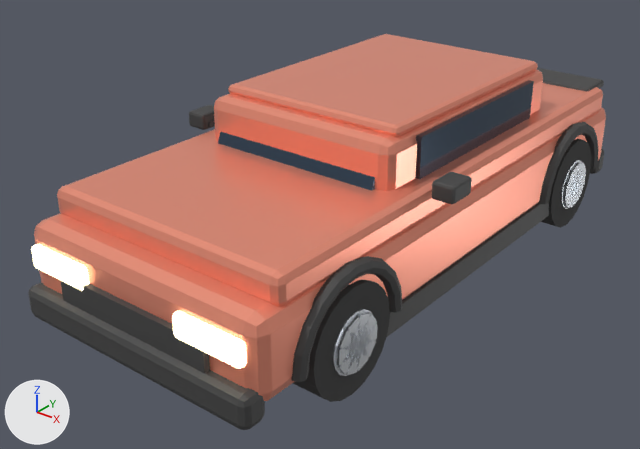
Renders of the glTF model game/assets/car.glb from each side of a commit.
The view is the same before and after, from a camera (50 mm lens) standing at (3.49, -4.88, 3.15) and looking at (-0.16, -0.32, 0.32). Lighting does not change. The marker at lower left points along +X, +Y and +Z. The picture after the commit comes second. Where no turn or scale is listed for an object, it has been applied to the vertices. Vertices at exactly the same position are counted once.

In view in the first picture: 'Body', 'Spoiler', 'WheelFR', 'WheelRR'.
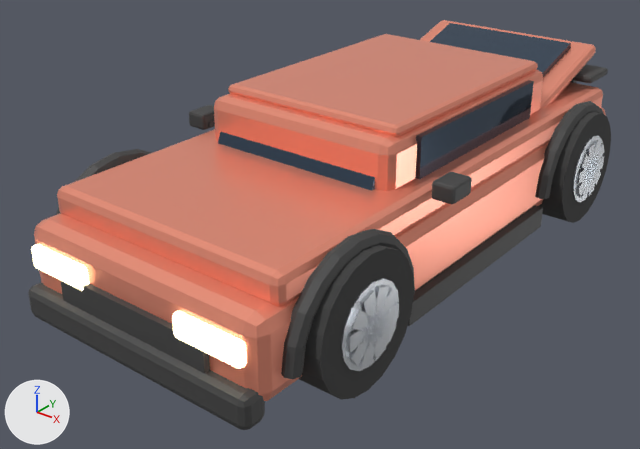
The change, as a list of edits to the scene's bpy script:
```text
Change me_cube:
    remove me_cube.from_pydata(...)  # 983 vertices, 1822 faces; spans x -1.12..1.12, y -2.29..2.29, z 0.19..1.36
    add me_cube.from_pydata(...)  # 1095 vertices, 2026 faces; spans x -1.12..1.12, y -2.29..2.35, z 0.15..1.36
    me_cube part 1: a new loose piece, a box spanning x 0.93..1.01, y -0.9..0.9, z 0.2..0.36, in mat_trimdark (dark grey #505050)
    me_cube part 2: the loose piece of 88 vertices spanning x -1.01..-0.91, y -1.95..-0.95, z 0.36..0.86 is scaled about its middle by (1.2, 1.18, 1.18), then moved by (-0.02, 0.0, 0.12)
    me_cube part 3: the loose piece of 88 vertices spanning x 0.91..1.01, y -1.95..-0.95, z 0.36..0.86 is scaled about its middle by (1.2, 1.18, 1.18), then moved by (0.02, 0.0, 0.12)
    me_cube part 4: the loose piece of 88 vertices spanning x 0.91..1.01, y 0.95..1.95, z 0.36..0.86 is scaled about its middle by (1.2, 1.18, 1.18), then moved by (0.02, 0.0, 0.12)
    me_cube part 5: the loose piece of 56 vertices spanning x -0.93..0.93, y 2.11..2.29, z 0.19..0.41 is rebuilt with 56 vertices and now spans x -0.93..0.93, y 2.11..2.29, z 0.19..0.41
    me_cube part 6: a new loose piece of 56 vertices spanning x -0.75..0.75, y 1.22..2.22, z 0.91..1.29, in mat_bodypaint (beige #ffa086)
    me_cube part 7: the loose piece of 8 vertices spanning x 0.89..0.97, y -1.7..1.7, z 0.2..0.36 is deleted
    me_cube part 8: 8 vertices removed from x -0.65..0.65, y 1.17..1.39, z 0.83..1.27; 8 vertices added at x -0.57..0.57, y 1.35..2.09, z 1.04..1.3
    other edits to the shape of me_cube do not show in these pictures
    add me_cube.materials.append(mat_plate)  # white #edefea
Change me_cylinder_003:
    remove me_cylinder_003.from_pydata(...)  # 172 vertices, 292 faces; spans x -0.175..0.175, y -0.36..0.36, z -0.36..0.36
    add me_cylinder_003.from_pydata(...)  # 172 vertices, 292 faces; spans x -0.195..0.195, y -0.44..0.44, z -0.36..0.52
    me_cylinder_003 part 9: the loose piece of 40 vertices spanning x -0.14..0.14, y -0.36..0.36, z -0.36..0.36 is scaled about its middle by (1.14, 1.22, 1.22), then moved by (0.0, 0.0, 0.08)
    me_cylinder_003 part 10: the loose piece of 32 vertices spanning x -0.15..0.15, y -0.2..0.2, z -0.2..0.2 is scaled about its middle by (1.13, 1.35, 1.35), then moved by (0.0, 0.0, 0.08)
    me_cylinder_003 part 11: the loose piece of 8 vertices spanning x 0.125..0.175, y -0.181..0.181, z -0.053..0.053 is scaled about its middle by (1, 1.28, 1), then moved by (0.02, 0.0, 0.08)
    me_cylinder_003 part 12: 32 of 172 vertices moved; they spanned x 0.125..0.175, y -0.176..0.176, z -0.187..0.187 and now span x 0.145..0.195, y -0.217..0.217, z -0.155..0.315; mean shift (0.02, 0.0, 0.08); largest move (0.175, -0.101, 0.157) -> (0.195, -0.116, 0.285)
    other edits to the shape of me_cylinder_003 do not show in these pictures
Change me_cylinder_009:
    remove me_cylinder_009.from_pydata(...)  # 172 vertices, 292 faces; spans x -0.175..0.175, y -0.36..0.36, z -0.36..0.36
    add me_cylinder_009.from_pydata(...)  # 172 vertices, 292 faces; spans x -0.195..0.195, y -0.44..0.44, z -0.36..0.52
    me_cylinder_009 part 13: the loose piece of 40 vertices spanning x -0.14..0.14, y -0.36..0.36, z -0.36..0.36 is scaled about its middle by (1.14, 1.22, 1.22), then moved by (0.0, 0.0, 0.08)
    me_cylinder_009 part 14: the loose piece of 32 vertices spanning x -0.15..0.15, y -0.2..0.2, z -0.2..0.2 is scaled about its middle by (1.13, 1.35, 1.35), then moved by (0.0, 0.0, 0.08)
    me_cylinder_009 part 15: the loose piece of 8 vertices spanning x 0.125..0.175, y -0.181..0.181, z -0.053..0.053 is scaled about its middle by (1, 1.28, 1), then moved by (0.02, 0.0, 0.08)
    me_cylinder_009 part 16: 32 of 172 vertices moved; they spanned x 0.125..0.175, y -0.176..0.176, z -0.187..0.187 and now span x 0.145..0.195, y -0.217..0.217, z -0.155..0.315; mean shift (0.02, 0.0, 0.08); largest move (0.175, -0.101, 0.157) -> (0.195, -0.116, 0.285)
    other edits to the shape of me_cylinder_009 do not show in these pictures
Change me_cube_020:
    remove me_cube_020.from_pydata(...)  # 72 vertices, 132 faces; spans x -0.85..0.85, y 1.88..2.22, z 0.84..1.01
    add me_cube_020.from_pydata(...)  # 72 vertices, 132 faces; spans x -0.85..0.85, y 1.92..2.27, z 0.92..1.1
    me_cube_020 part 17: the whole mesh is moved by (0.0, 0.05, 0.09)
Change ob_wheelfr:
    ob_wheelfr.location: (0.85, -1.45, 0.36) -> (0.94, -1.45, 0.44)
Change ob_wheelrr:
    ob_wheelrr.location: (0.85, 1.45, 0.36) -> (0.94, 1.45, 0.44)
```

Pixel boxes (x1, y1, x2, y2) of what changed, in the pictures (640 x 449 px; the box of a moved part takes in the faces that stretch with it):
'Body', reshaped: before (28, 34, 606, 430); after (28, 20, 606, 430)
'WheelFR', reshaped, moved (18% wider, 27% taller): before (293, 280, 390, 402); after (299, 245, 414, 400)
'WheelRR', reshaped, moved: before (541, 139, 591, 228); after (539, 112, 611, 223)
'Spoiler', mesh moved: before (537, 68, 604, 91); after (571, 64, 608, 83)
part 1 of me_cube, added: after (408, 205, 543, 326)
part 2 of me_cube, moved or reshaped (not visible before): after (56, 149, 152, 215)
part 3 of me_cube, moved or reshaped: before (291, 256, 402, 382); after (281, 229, 415, 379)
part 4 of me_cube, moved or reshaped: before (538, 122, 598, 204); after (535, 101, 604, 199)
part 5 of me_cube, rebuilt (not visible afterwards): before (590, 149, 604, 174)
part 6 of me_cube, added: after (420, 20, 596, 108)
part 7 of me_cube, deleted: before (387, 203, 549, 337)
part 8 of me_cube, moved or reshaped (not visible before): after (430, 23, 571, 77)
part 9 of me_cylinder_003, moved or reshaped: before (293, 280, 390, 402); after (299, 245, 414, 400)
part 10 of me_cylinder_003, moved or reshaped: before (332, 309, 373, 376); after (340, 278, 399, 371)
part 11 of me_cylinder_003, moved or reshaped: before (336, 323, 377, 365); after (346, 301, 399, 352)
part 12 of me_cylinder_003, moved or reshaped: before (336, 312, 377, 375); after (348, 285, 398, 367)
part 13 of me_cylinder_009, moved or reshaped: before (541, 139, 591, 228); after (539, 112, 611, 223)
part 14 of me_cylinder_009, moved or reshaped: before (561, 160, 582, 209); after (572, 135, 603, 202)
part 15 of me_cylinder_009, moved or reshaped: before (562, 173, 586, 198); after (576, 155, 604, 184)
part 16 of me_cylinder_009, moved or reshaped: before (563, 162, 586, 207); after (576, 140, 604, 198)
